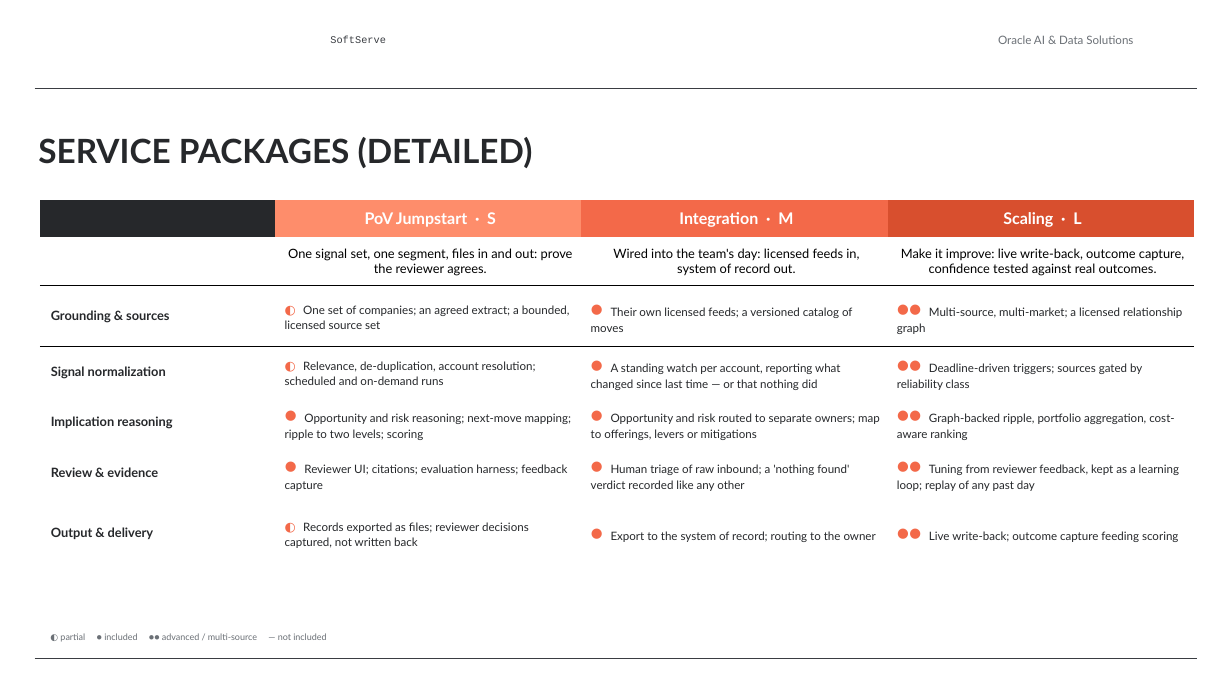
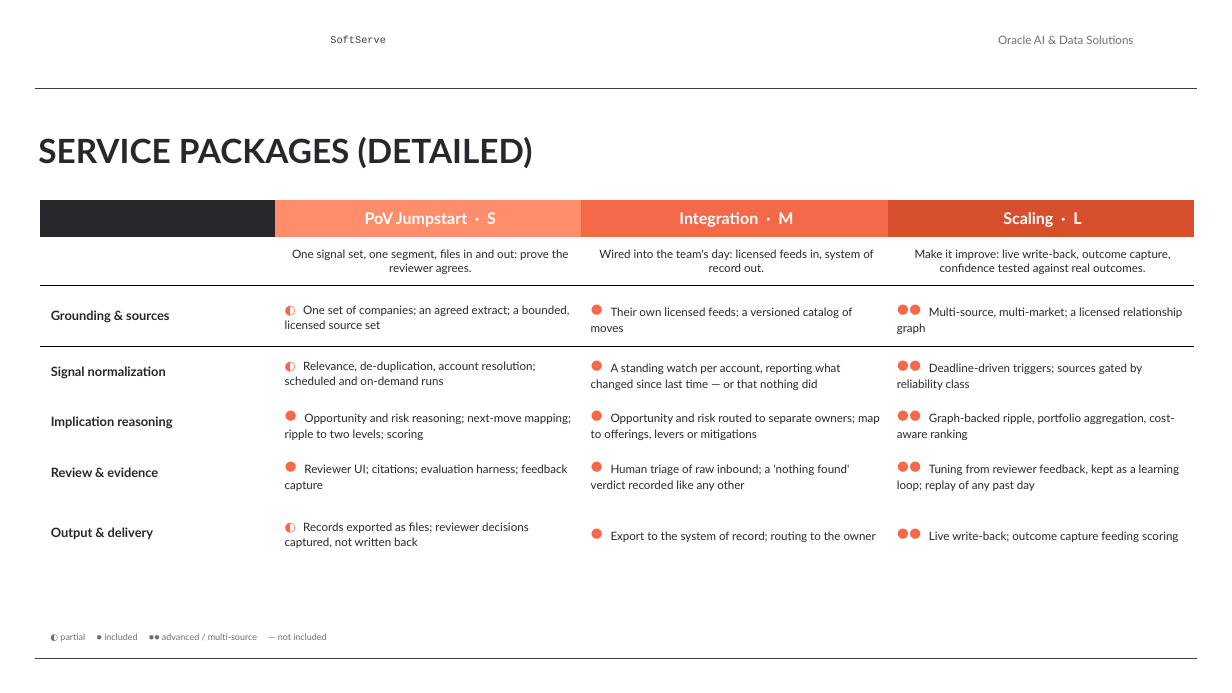
Before and after one commit to alexey-orlov/AO-Personal-OS, a slide deck: slide 10 of outputs/oracle-packs/account-insights/artifacts/account-insights-sales-deck.pptx. Drawn at 1232x693 pixels with LibreOffice and Linux fonts; fonts in the diff are those of the drawing; background and template pictures are left out. Boxes give left, top, right and bottom in pixels: in the first picture for what was removed or moved away, otherwise in the second. Text is boxed around its words. In the diff, an @@ line names an element or a change of style, - is before the commit and + after.

```diff
--- a/outputs/oracle-packs/account-insights/artifacts/account-insights-sales-deck.pptx
+++ b/outputs/oracle-packs/account-insights/artifacts/account-insights-sales-deck.pptx
@@ table at [40, 201, 1193, 616] @@
@@ size 10 to 9 pt, text colour #000000 to #26282B in "One signal set, one segment, files in ...", "Wired into the team's day: licensed feeds ...", "Make it improve: live write-back, outcome capture, ..." @@
```
Also in this commit, not shown: 1 other slide changed, 1 other file.
